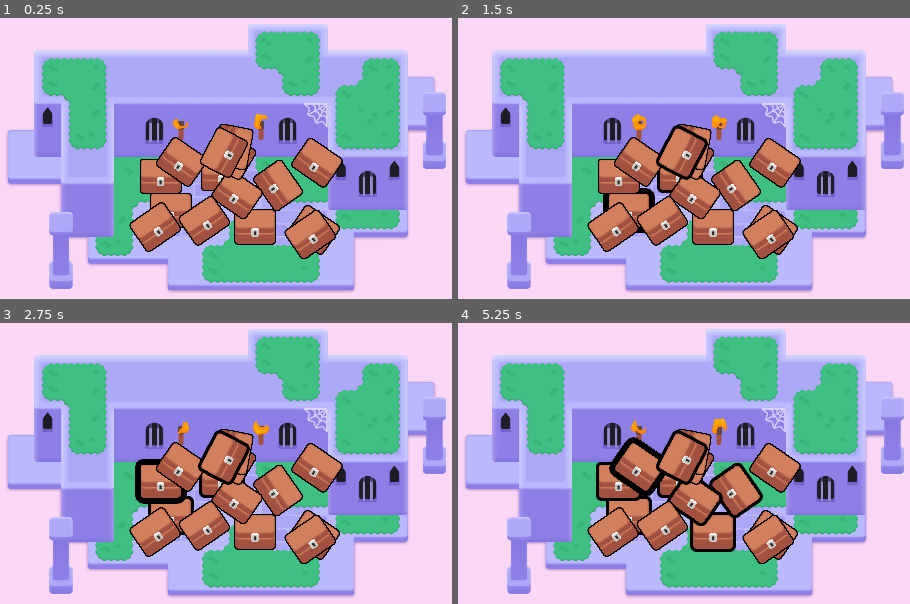
Above: before the commit, frames 1-4 (two rows, left to right).
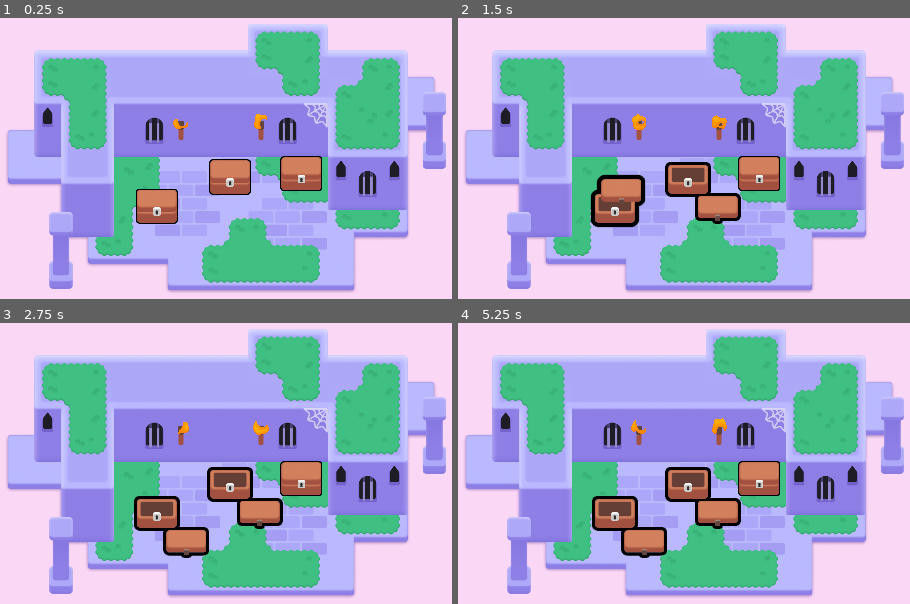
Above: after the commit, the same moments.

Repository: qwertyuiopasdfghjklzxcvbnm1234567890000/2d-GameDev-Course
Game: Godot game, scene res://lessons/mini_dungeon.tscn
Same seed, same stepped clock (60 frames per second), same inputs: the game is played once before the commit and once after it.
Inputs (mouse positions are in pixels of both pictures, inside the frame that each line leads up to):
- Up to frame 1 (0.25 s): no input
- Up to frame 2 (1.5 s): tap Enter at 0.5 s; move the mouse to (679, 172) at 0.52 s; press the mouse at (679, 172) at 0.53 s; hold D (move_right) 0.53-1.28 s; tap Space at 0.77 s; move the mouse to (629, 209) at 1.27 s; release the mouse at (629, 209) at 1.28 s; hold S (move_down) from 1.28 s (still down); right-click (629, 209) at 1.35 s; click (629, 209) at 1.42 s
- Up to frame 3 (2.75 s): tap Space at 1.52 s; move the mouse to (162, 480) at 2.02 s; release S (move_down) at 2.03 s; hold D (move_right) from 2.03 s (still down); tap Z at 2.1 s; click (162, 480) at 2.17 s
- Up to frame 4 (5.25 s): move the mouse to (711, 530) at 2.77 s; release D (move_right) at 2.78 s; hold W (move_up) 2.78-3.53 s; click (711, 530) at 2.85 s; tap Space at 3.02, 3.77, 4.52, 5 s; move the mouse to (738, 491) at 3.52 s; hold Right mouse button (right_click) 3.53-4.28 s; hold A (move_left) 3.53-5.03 s; click (738, 491) at 3.67 s; move the mouse to (693, 500) at 4.27 s; tap Z at 4.35 s; click (693, 500) at 4.42 s; move the mouse to (638, 466) at 5.02 s; press the mouse at (638, 466) at 5.03 s; hold S (move_down) from 5.03 s (still down)

The runs differ from the first frame. In frame 1, 13% of the frame differs, in the area x 28-76%, y 37-86%; in frame 2, 13%; in frame 3, 14%; in frame 4, 14%.

Commit message:
L5 complete; L3P2 practice complete; L5 practices not started

Diff:
--- a/M06.looting_workbook/lessons/chest/chest.gd
+++ b/M06.looting_workbook/lessons/chest/chest.gd
@@ -1,5 +1,6 @@
 extends Area2D
 
+@onready var animation_player = $AnimationPlayer
 @onready var canvas_group: CanvasGroup = $CanvasGroup
 
 
@@ -26,4 +27,8 @@
 		event.is_pressed()
 		)
 	if event_is_mouse_click:
-		pass
+		open()
+
+func open() -> void:
+	animation_player.play("open")
+	input_pickable = false
--- a/M06.looting_workbook/lessons/mini_dungeon.tscn
+++ b/M06.looting_workbook/lessons/mini_dungeon.tscn
@@ -324,57 +324,10 @@
 metadata/_edit_lock_ = true
 
 [node name="Chest" parent="." instance=ExtResource("7_la2ss")]
-position = Vector2(589, 240)
+position = Vector2(779, 240)
 
 [node name="Chest2" parent="." instance=ExtResource("7_la2ss")]
-position = Vector2(465, 328)
+position = Vector2(432, 318)
 
 [node name="Chest3" parent="." instance=ExtResource("7_la2ss")]
-position = Vector2(441, 246)
-
-[node name="Chest4" parent="." instance=ExtResource("7_la2ss")]
-position = Vector2(668, 368)
-
-[node name="Chest5" parent="." instance=ExtResource("7_la2ss")]
-position = Vector2(712, 273)
-rotation = 0.96073
-
-[node name="Chest6" parent="." instance=ExtResource("7_la2ss")]
-position = Vector2(618, 294)
-rotation = 0.602455
-
-[node name="Chest12" parent="." instance=ExtResource("7_la2ss")]
-position = Vector2(485, 216)
-rotation = 0.602455
-
-[node name="Chest13" parent="." instance=ExtResource("7_la2ss")]
-position = Vector2(595, 176)
-rotation = 3.68571
-
-[node name="Chest14" parent="." instance=ExtResource("7_la2ss")]
-position = Vector2(595, 176)
-rotation = 8.04092
-
-[node name="Chest15" parent="." instance=ExtResource("7_la2ss")]
-position = Vector2(595, 176)
-rotation = 11.48
-
-[node name="Chest7" parent="." instance=ExtResource("7_la2ss")]
-position = Vector2(810, 218)
-rotation = 0.602455
-
-[node name="Chest8" parent="." instance=ExtResource("7_la2ss")]
-position = Vector2(803, 379)
-rotation = 0.602455
-
-[node name="Chest9" parent="." instance=ExtResource("7_la2ss")]
-position = Vector2(803, 379)
-rotation = -0.603551
-
-[node name="Chest10" parent="." instance=ExtResource("7_la2ss")]
-position = Vector2(431, 361)
-rotation = -0.603551
-
-[node name="Chest11" parent="." instance=ExtResource("7_la2ss")]
-position = Vector2(549, 346)
-rotation = -0.603551
+position = Vector2(608, 248)
--- a/M06.looting_workbook/practices/L3.P2.sting_the_balloon/balloon_sting.gd
+++ b/M06.looting_workbook/practices/L3.P2.sting_the_balloon/balloon_sting.gd
@@ -2,8 +2,7 @@
 
 
 func _ready() -> void:
-	pass
+	mouse_entered.connect(_on_mouse_entered)
 
-
-func _on_mouse_entered() -> void:
+func _on_mouse_entered():
 	queue_free()
--- a/M06.looting_workbook/practices/L3.P2.sting_the_balloon/sting_the_balloon.tscn
+++ b/M06.looting_workbook/practices/L3.P2.sting_the_balloon/sting_the_balloon.tscn
@@ -25,5 +25,3 @@
 grow_vertical = 2
 mouse_filter = 2
 color = Color(0.152941, 0.168627, 0.188235, 1)
-
-[connection signal="mouse_entered" from="BalloonSting" to="BalloonSting" method="_on_mouse_entered"]
--- a/M06.looting_workbook/practices/L5.P1.open_the_door/open_the_door.tscn
+++ b/M06.looting_workbook/practices/L5.P1.open_the_door/open_the_door.tscn
@@ -1,17 +1,13 @@
-[gd_scene load_steps=4 format=3]
+[gd_scene load_steps=3 format=3 uid="uid://dhe00jvc6gbwu"]
 
 [ext_resource type="PackedScene" path="res://practices/L5.P1.open_the_door/door_open.tscn" id="1_jjcwt"]
-[ext_resource type="Script" path="res://practices/L5.P1.open_the_door/door.gd" id="2_761eb"]
-[ext_resource type="Texture2D" path="res://practices/L5.P1.open_the_door/wall.png" id="3_nmn4b"]
+[ext_resource type="Texture2D" uid="uid://dwbwn5t4dfiib" path="res://practices/L5.P1.open_the_door/wall.png" id="3_nmn4b"]
 
 [node name="OpenTheDoor" type="Node2D"]
 metadata/_edit_horizontal_guides_ = []
 
-[node name="DoorOpen" type="Area2D" parent="." instance=ExtResource("1_jjcwt")]
+[node name="DoorOpen" parent="." instance=ExtResource("1_jjcwt")]
 position = Vector2(960, 446.5)
-collision_layer = 2
-collision_mask = 0
-script = ExtResource("2_761eb")
 
 [node name="Wall" type="Sprite2D" parent="."]
 position = Vector2(959, 929.5)
